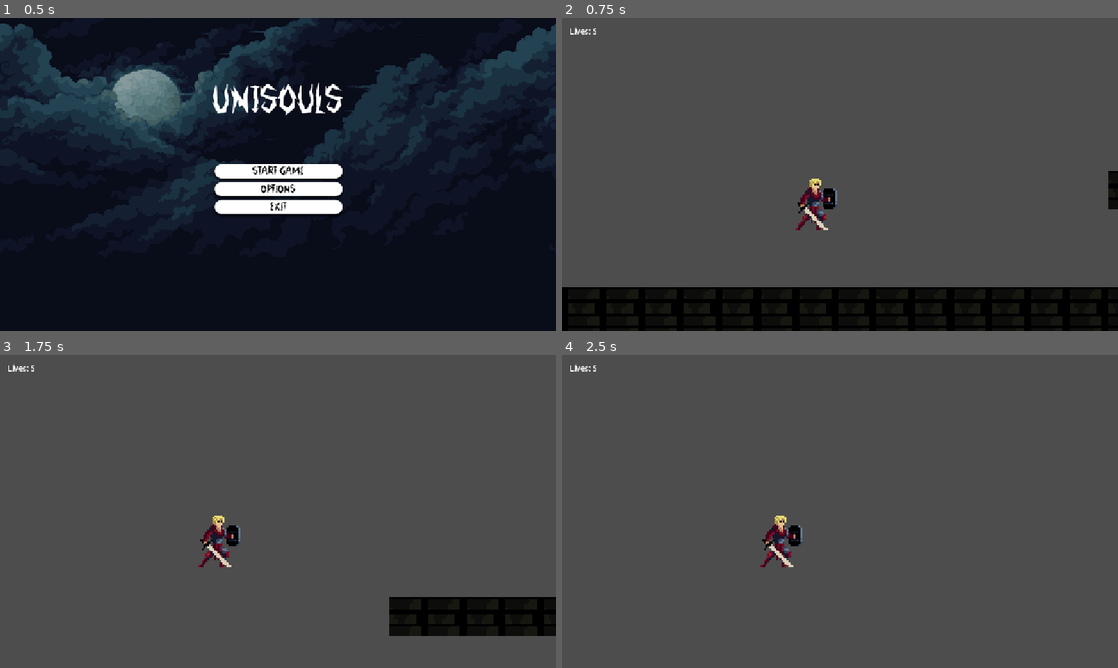
Above: before the commit, frames 1-4 (two rows, left to right).
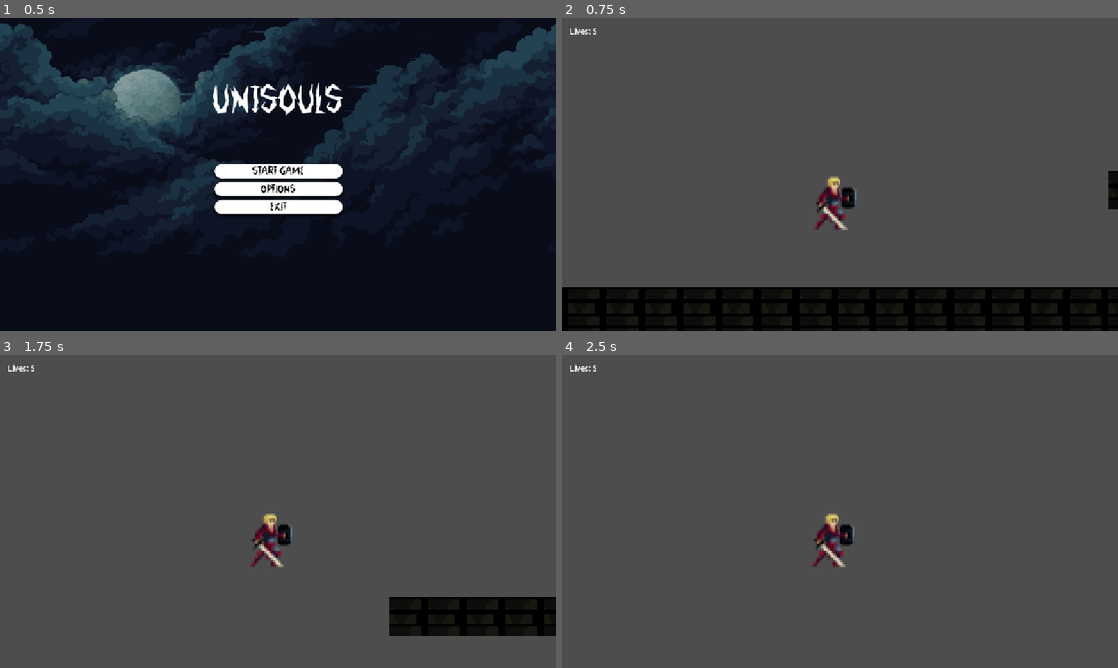
Above: after the commit, the same moments.

Repository: lmitsuol/UNISOULS
Game: Godot game, scene res://Menu/main_menu.tscn
Two runs of this game, one before a commit and one after it. Both use one fixed random seed, a clock stepped at 60 frames per second and the inputs below.
Inputs:
- Up to frame 1 (0.5 s): no input
- Up to frame 2 (0.75 s): click "Start Game" at 0.5 s
- Up to frame 3 (1.75 s): tap Enter at 1.25 s; hold Right (ui_right) from 1.28 s (still down); tap X (Atacar) at 1.35 s; tap Up (ui_up) at 1.52 s
- Up to frame 4 (2.5 s): keep holding Right (ui_right); tap X (Atacar) at 2.1 s; tap Up (ui_up) at 2.27 s

Frame 1 is identical in both runs. In frame 2, 1.1% of the frame differs, in the area x 42-53%, y 50-68%; in frame 3, 1.3%, in the area x 35-53%, y 50-68%; in frame 4, 1.3%.

Commit message:
Update jump strip

Diff:
--- a/uni-souls-main/Player/player.tscn
+++ b/uni-souls-main/Player/player.tscn
@@ -215,61 +215,61 @@
 atlas = ExtResource("4_od3ui")
 region = Rect2(896, 0, 64, 64)
 
+[sub_resource type="AtlasTexture" id="AtlasTexture_fhl08"]
+atlas = ExtResource("5_00tjw")
+region = Rect2(0, 0, 64, 64)
+
+[sub_resource type="AtlasTexture" id="AtlasTexture_vtle1"]
+atlas = ExtResource("5_00tjw")
+region = Rect2(64, 0, 64, 64)
+
+[sub_resource type="AtlasTexture" id="AtlasTexture_od3ui"]
+atlas = ExtResource("5_00tjw")
+region = Rect2(128, 0, 64, 64)
+
+[sub_resource type="AtlasTexture" id="AtlasTexture_00tjw"]
+atlas = ExtResource("5_00tjw")
+region = Rect2(192, 0, 64, 64)
+
+[sub_resource type="AtlasTexture" id="AtlasTexture_x3vf3"]
+atlas = ExtResource("5_00tjw")
+region = Rect2(256, 0, 64, 64)
+
 [sub_resource type="AtlasTexture" id="AtlasTexture_gxi5p"]
 atlas = ExtResource("5_00tjw")
-region = Rect2(0, 0, 154, 64)
+region = Rect2(320, 0, 64, 64)
 
 [sub_resource type="AtlasTexture" id="AtlasTexture_yxu6j"]
 atlas = ExtResource("5_00tjw")
-region = Rect2(154, 0, 154, 64)
+region = Rect2(384, 0, 64, 64)
 
 [sub_resource type="AtlasTexture" id="AtlasTexture_mdkl3"]
 atlas = ExtResource("5_00tjw")
-region = Rect2(308, 0, 154, 64)
+region = Rect2(448, 0, 64, 64)
 
 [sub_resource type="AtlasTexture" id="AtlasTexture_68syb"]
 atlas = ExtResource("5_00tjw")
-region = Rect2(462, 0, 154, 64)
+region = Rect2(512, 0, 64, 64)
 
 [sub_resource type="AtlasTexture" id="AtlasTexture_x0uyb"]
 atlas = ExtResource("5_00tjw")
-region = Rect2(616, 0, 154, 64)
+region = Rect2(576, 0, 64, 64)
 
 [sub_resource type="AtlasTexture" id="AtlasTexture_f8nak"]
 atlas = ExtResource("5_00tjw")
-region = Rect2(770, 0, 154, 64)
+region = Rect2(640, 0, 64, 64)
 
 [sub_resource type="AtlasTexture" id="AtlasTexture_pqfba"]
 atlas = ExtResource("5_00tjw")
-region = Rect2(924, 0, 154, 64)
+region = Rect2(704, 0, 64, 64)
 
 [sub_resource type="AtlasTexture" id="AtlasTexture_lgaa7"]
 atlas = ExtResource("5_00tjw")
-region = Rect2(1078, 0, 154, 64)
+region = Rect2(768, 0, 64, 64)
 
 [sub_resource type="AtlasTexture" id="AtlasTexture_lfyh2"]
 atlas = ExtResource("5_00tjw")
-region = Rect2(1232, 0, 154, 64)
-
-[sub_resource type="AtlasTexture" id="AtlasTexture_soeee"]
-atlas = ExtResource("5_00tjw")
-region = Rect2(1386, 0, 154, 64)
-
-[sub_resource type="AtlasTexture" id="AtlasTexture_o5r0w"]
-atlas = ExtResource("5_00tjw")
-region = Rect2(1540, 0, 154, 64)
-
-[sub_resource type="AtlasTexture" id="AtlasTexture_qns6m"]
-atlas = ExtResource("5_00tjw")
-region = Rect2(1694, 0, 154, 64)
-
-[sub_resource type="AtlasTexture" id="AtlasTexture_fatyj"]
-atlas = ExtResource("5_00tjw")
-region = Rect2(1848, 0, 154, 64)
-
-[sub_resource type="AtlasTexture" id="AtlasTexture_32uw3"]
-atlas = ExtResource("5_00tjw")
-region = Rect2(2002, 0, 154, 64)
+region = Rect2(832, 0, 64, 64)
 
 [sub_resource type="AtlasTexture" id="AtlasTexture_ac8n6"]
 atlas = ExtResource("6_x3vf3")
@@ -478,6 +478,21 @@
 }, {
 "frames": [{
 "duration": 1.0,
+"texture": SubResource("AtlasTexture_fhl08")
+}, {
+"duration": 1.0,
+"texture": SubResource("AtlasTexture_vtle1")
+}, {
+"duration": 1.0,
+"texture": SubResource("AtlasTexture_od3ui")
+}, {
+"duration": 1.0,
+"texture": SubResource("AtlasTexture_00tjw")
+}, {
+"duration": 1.0,
+"texture": SubResource("AtlasTexture_x3vf3")
+}, {
+"duration": 1.0,
 "texture": SubResource("AtlasTexture_gxi5p")
 }, {
 "duration": 1.0,
@@ -503,21 +518,6 @@
 }, {
 "duration": 1.0,
 "texture": SubResource("AtlasTexture_lfyh2")
-}, {
-"duration": 1.0,
-"texture": SubResource("AtlasTexture_soeee")
-}, {
-"duration": 1.0,
-"texture": SubResource("AtlasTexture_o5r0w")
-}, {
-"duration": 1.0,
-"texture": SubResource("AtlasTexture_qns6m")
-}, {
-"duration": 1.0,
-"texture": SubResource("AtlasTexture_fatyj")
-}, {
-"duration": 1.0,
-"texture": SubResource("AtlasTexture_32uw3")
 }],
 "loop": true,
 "name": &"Jump",
@@ -567,8 +567,7 @@
 position = Vector2(-2, -46)
 scale = Vector2(0.71875, 0.71875)
 sprite_frames = SubResource("SpriteFrames_nvl01")
-animation = &"Attack 1"
-frame_progress = 0.210959
+animation = &"Jump"
 
 [node name="Camera2D" type="Camera2D" parent="AnimatedSprite2D"]
 position = Vector2(4, -20)
Binary file changed: uni-souls-main/assets/Knight/noBKG_KnightJumpAndFall_strip.png
